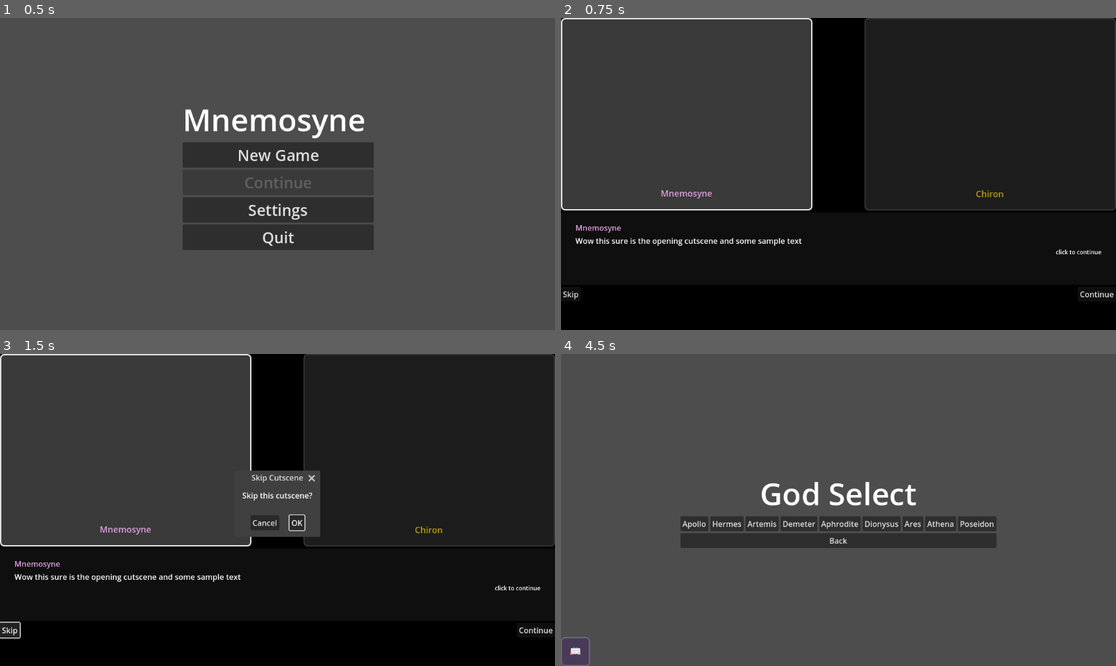
Above: before the commit, frames 1-4 (two rows, left to right).
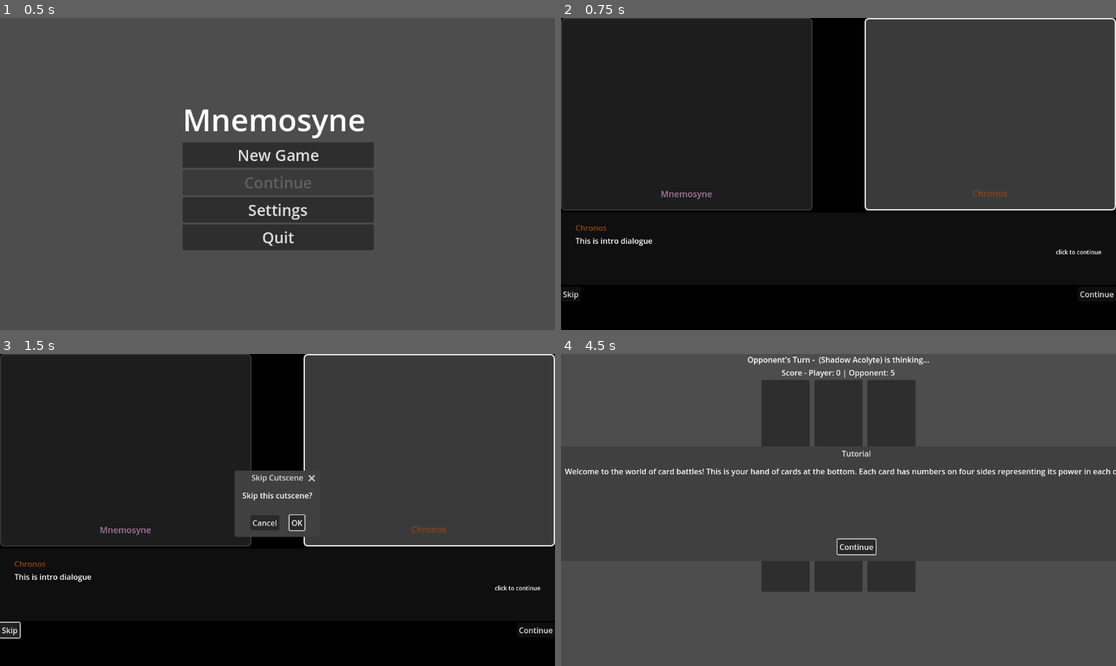
Above: after the commit, the same moments.

Repository: leslieharding/Mnemosyne
Game: Godot game, scene res://Scenes/MainMenu.tscn
The game is run twice, just before and just after one commit, with the same random seed, the same clock (stepped at 60 frames per second) and the same inputs.
Inputs:
- Up to frame 1 (0.5 s): no input
- Up to frame 2 (0.75 s): click "New Game" at 0.5 s
- Up to frame 3 (1.5 s): click "Skip" at 1.25 s
- Up to frame 4 (4.5 s): click "Skip" at 2 s; click "Continue" at 2.75 s; click "Continue" at 3.5 s; click "OK" at 4.25 s

Frame 1 is identical in both runs. In frame 2, 56% of the frame differs, in the area x 0-100%, y 0-74%; in frame 3, 55%; in frame 4, 11%.

Commit message:
tutorial implementation trial

Diff:
--- a/Resources/Collections/Enemies.tres
+++ b/Resources/Collections/Enemies.tres
@@ -565,6 +565,54 @@
 decks = Array[ExtResource("3_601pn")]([SubResource("Resource_8p8y8")])
 metadata/_custom_type_script = "uid://cy5vuexkeqnvg"
 
+[sub_resource type="Resource" id="Resource_wi1xk"]
+script = ExtResource("2_xcqsp")
+card_name = "Rhea"
+values = Array[int]([6, 6, 6, 6])
+description = ""
+abilities = Array[ExtResource("3_lm3ty")]([])
+metadata/_custom_type_script = "uid://lhqcxql28o5c"
+
+[sub_resource type="Resource" id="Resource_fxeb3"]
+script = ExtResource("2_xcqsp")
+card_name = "Hyperion"
+values = Array[int]([7, 7, 6, 6])
+description = ""
+abilities = Array[ExtResource("3_lm3ty")]([])
+metadata/_custom_type_script = "uid://lhqcxql28o5c"
+
+[sub_resource type="Resource" id="Resource_sfnpw"]
+script = ExtResource("2_xcqsp")
+card_name = "Atlas"
+values = Array[int]([8, 7, 8, 7])
+description = ""
+abilities = Array[ExtResource("3_lm3ty")]([])
+metadata/_custom_type_script = "uid://lhqcxql28o5c"
+
+[sub_resource type="Resource" id="Resource_68lbv"]
+script = ExtResource("2_xcqsp")
+card_name = "Oceanus"
+values = Array[int]([7, 6, 6, 7])
+description = ""
+abilities = Array[ExtResource("3_lm3ty")]([])
+metadata/_custom_type_script = "uid://lhqcxql28o5c"
+
+[sub_resource type="Resource" id="Resource_8eb4r"]
+script = ExtResource("2_xcqsp")
+card_name = "Tethys"
+values = Array[int]([5, 6, 5, 6])
+description = ""
+abilities = Array[ExtResource("3_lm3ty")]([])
+metadata/_custom_type_script = "uid://lhqcxql28o5c"
+
+[sub_resource type="Resource" id="Resource_25nh6"]
+script = ExtResource("1_e7ref")
+enemy_name = "Chronos"
+enemy_description = "Have you got the time to hang out?"
+cards = Array[ExtResource("2_xcqsp")]([SubResource("Resource_wi1xk"), SubResource("Resource_fxeb3"), SubResource("Resource_sfnpw"), SubResource("Resource_68lbv"), SubResource("Resource_8eb4r")])
+decks = Array[ExtResource("3_601pn")]([])
+metadata/_custom_type_script = "uid://cy5vuexkeqnvg"
+
 [resource]
 script = ExtResource("4_a5nvj")
-enemies = Array[ExtResource("1_e7ref")]([SubResource("Resource_efy6x"), SubResource("Resource_y0w8m"), SubResource("Resource_bdmj8"), SubResource("Resource_i1x7r")])
+enemies = Array[ExtResource("1_e7ref")]([SubResource("Resource_efy6x"), SubResource("Resource_y0w8m"), SubResource("Resource_bdmj8"), SubResource("Resource_i1x7r"), SubResource("Resource_25nh6")])
--- /dev/null
+++ b/Resources/Collections/Mnemosyne.tres
@@ -0,0 +1,52 @@
+[gd_resource type="Resource" script_class="GodCardCollection" load_steps=10 format=3 uid="uid://ba4obktkm1t7a"]
+
+[ext_resource type="Script" uid="uid://lhqcxql28o5c" path="res://Resources/card_resource.gd" id="1_lnd8j"]
+[ext_resource type="Script" uid="uid://bx8x0dmil6800" path="res://Resources/card_ability.gd" id="2_fw0bv"]
+[ext_resource type="Script" uid="uid://c4u8pww3jsm12" path="res://Resources/deck_definition.gd" id="3_njtec"]
+[ext_resource type="Script" uid="uid://bdwr18g3ouvfo" path="res://Resources/god_card_collection.gd" id="4_04wac"]
+
+[sub_resource type="Resource" id="Resource_0cb82"]
+script = ExtResource("1_lnd8j")
+card_name = "Clio"
+values = Array[int]([1, 1, 1, 1])
+description = "Is there ever anything more ignorable than a lesson from history?"
+abilities = Array[ExtResource("2_fw0bv")]([])
+metadata/_custom_type_script = "uid://lhqcxql28o5c"
+
+[sub_resource type="Resource" id="Resource_qjfog"]
+script = ExtResource("1_lnd8j")
+card_name = "Euterpe"
+values = Array[int]([1, 1, 1, 1])
+description = "Witty music related comment goes here"
+abilities = Array[ExtResource("2_fw0bv")]([])
+metadata/_custom_type_script = "uid://lhqcxql28o5c"
+
+[sub_resource type="Resource" id="Resource_vcysh"]
+script = ExtResource("1_lnd8j")
+card_name = "Terpsichore"
+values = Array[int]([1, 1, 1, 1])
+description = "Witty dance related comment goes here"
+abilities = Array[ExtResource("2_fw0bv")]([])
+metadata/_custom_type_script = "uid://lhqcxql28o5c"
+
+[sub_resource type="Resource" id="Resource_0lbui"]
+script = ExtResource("1_lnd8j")
+card_name = "Thalia"
+values = Array[int]([1, 1, 1, 1])
+description = "witty joke goes here"
+abilities = Array[ExtResource("2_fw0bv")]([])
+metadata/_custom_type_script = "uid://lhqcxql28o5c"
+
+[sub_resource type="Resource" id="Resource_tn1am"]
+script = ExtResource("1_lnd8j")
+card_name = "Melpomene"
+values = Array[int]([1, 1, 1, 1])
+description = "Witty tradgey/drama comment goes here"
+abilities = Array[ExtResource("2_fw0bv")]([])
+metadata/_custom_type_script = "uid://lhqcxql28o5c"
+
+[resource]
+script = ExtResource("4_04wac")
+god_name = "Mnemosyne"
+cards = Array[ExtResource("1_lnd8j")]([SubResource("Resource_0cb82"), SubResource("Resource_qjfog"), SubResource("Resource_vcysh"), SubResource("Resource_0lbui"), SubResource("Resource_tn1am")])
+decks = Array[ExtResource("3_njtec")]([])
--- a/Scripts/apollo_game.gd
+++ b/Scripts/apollo_game.gd
@@ -87,6 +87,16 @@
 const FADE_OUT_DURATION: float = 0.4
 const GRACE_PERIOD_DURATION: float = 0.7
 
+
+# Tutorial mode variables
+var is_tutorial_mode: bool = false
+var tutorial_god: String = ""
+var tutorial_step: int = 0
+var tutorial_overlay: Control
+var tutorial_modal: AcceptDialog
+
+
+
 func _ready():
 	# Initialize game managers
 	setup_managers()
@@ -100,9 +110,6 @@
 	# Create styles for grid selection
 	create_grid_styles()
 
-	# Add journal button
-	setup_journal_button()
-
 	# Set up card info panel for smooth fading
 	setup_card_info_panel()
 
@@ -111,6 +118,18 @@
 
 	# Get the selected deck from Apollo scene
 	var params = get_scene_params()
+
+	# Check for tutorial mode
+	is_tutorial_mode = params.get("is_tutorial", false)
+	tutorial_god = params.get("god", "Apollo") if is_tutorial_mode else "Apollo"
+
+	if is_tutorial_mode:
+		print("Starting tutorial mode with god: ", tutorial_god, " vs opponent: ", params.get("opponent", "Chronos"))
+		setup_tutorial_ui()
+
+	# Add journal button (unless tutorial mode)
+	setup_journal_button()
+
 	if params.has("deck_index"):
 		selected_deck_index = params.deck_index
 		load_player_deck(selected_deck_index)
@@ -122,6 +141,30 @@
 
 	# Start the game
 	start_game()
+
+
+func setup_tutorial_ui():
+	# Create tutorial overlay container
+	var tutorial_canvas = CanvasLayer.new()
+	tutorial_canvas.layer = 200  # Very high layer to be on top of everything
+	tutorial_canvas.name = "TutorialCanvas"
+	add_child(tutorial_canvas)
+
+	tutorial_overlay = Control.new()
+	tutorial_overlay.set_anchors_preset(Control.PRESET_FULL_RECT)
+	tutorial_overlay.name = "TutorialOverlay"
+	tutorial_canvas.add_child(tutorial_overlay)
+
+	# Create modal dialog for tutorial messages
+	tutorial_modal = AcceptDialog.new()
+	tutorial_modal.title = "Tutorial"
+	tutorial_modal.size = Vector2(400, 200)
+	tutorial_modal.position = Vector2(400, 200)
+	tutorial_modal.ok_button_text = "Continue"
+	tutorial_overlay.add_child(tutorial_modal)
+
+	print("Tutorial UI setup complete")
+
 
 func setup_notification_manager():
 	if not notification_manager:
@@ -170,6 +213,12 @@
 		print("Card info panel fade system initialized")
 
 func setup_journal_button():
+
+	if is_tutorial_mode:
+		# Don't show journal button in tutorial
+		print("Tutorial mode: Skipping journal button setup")
+		return
+
 	if not journal_button:
 		# Create a CanvasLayer to ensure it's always on top, especially for Node2D scenes
 		var canvas_layer = CanvasLayer.new()
@@ -218,18 +267,27 @@
 func setup_opponent_from_params():
 	var params = get_scene_params()
 
-	# Check if we have current node data (enemy info)
-	if params.has("current_node"):
-		var current_node = params["current_node"]
-		var enemy_name = current_node.enemy_name if current_node.enemy_name != "" else "Shadow Acolyte"
-		var enemy_difficulty = current_node.enemy_difficulty
-
-		print("Setting up opponent: ", enemy_name, " (difficulty ", enemy_difficulty, ")")
-		opponent_manager.setup_opponent(enemy_name, enemy_difficulty)
+	if is_tutorial_mode:
+		# Tutorial mode - use specified opponent
+		var opponent_name = params.get("opponent", "Chronos")
+		print("Setting up tutorial opponent: ", opponent_name)
+		opponent_manager.setup_opponent(opponent_name, 0)  # Difficulty 0 for tutorial
 	else:
-		# Fallback for testing or if no node data available
-		print("No enemy data found, using default Shadow Acolyte")
-		opponent_manager.setup_opponent("Shadow Acolyte", 0)
+			# Check if we have current node data (enemy info)
+		if params.has("current_node"):
+			var current_node = params["current_node"]
+			var enemy_name = current_node.enemy_name if current_node.enemy_name != "" else "Shadow Acolyte"
+			var enemy_difficulty = current_node.enemy_difficulty
+
+			print("Setting up opponent: ", enemy_name, " (difficulty ", enemy_difficulty, ")")
+			opponent_manager.setup_opponent(enemy_name, enemy_difficulty)
+		else:
+			# Fallback for testing or if no node data available
+			print("No enemy data found, using default Shadow Acolyte")
+			opponent_manager.setup_opponent("Shadow Acolyte", 0)
+
+
+
 
 
 func _on_card_hovered(card_data: CardResource):
@@ -350,11 +408,59 @@
 
 
 
-# Start the game sequence
 func start_game():
-	game_status_label.text = "Flipping coin to determine who goes first..."
-	disable_player_input()
-	turn_manager.start_game()
+	if is_tutorial_mode:
+		game_status_label.text = "Tutorial: Learning the Basics"
+		# Skip coin flip in tutorial - let player go first
+		turn_manager.current_player = TurnManager.Player.HUMAN
+		print("Tutorial started - player goes first")
+		_on_game_started()
+		show_tutorial_step(0)  # Start tutorial
+	else:
+		game_status_label.text = "Flipping coin to determine who goes first..."
+		disable_player_input()
+		turn_manager.start_game()
+
+
+func show_tutorial_step(step: int):
+	tutorial_step = step
+	var message = ""
+
+	match step:
+		0:
+			message = "Welcome to the world of card battles! This is your hand of cards at the bottom. Each card has numbers on four sides representing its power in each direction."
+		1:
+			message = "Click on a card in your hand to select it. Try clicking on any card now."
+		2:
+			message = "Great! Now you'll see a grid in the center. Click on any empty space to place your card there."
+		3:
+			message = "Excellent! When cards are placed next to each other, they battle. The higher number wins and captures the opponent's card. Continue playing cards to learn more."
+		4:
+			message = "Cards battle using the sides that face each other. A card with 3 pointing North will battle a card with 2 pointing South - the 3 wins!"
+		5:
+			message = "Continue placing your remaining cards. Don't worry about losing - this is about learning the rules."
+		_:
+			return  # No more tutorial steps
+
+	tutorial_modal.dialog_text = message
+	tutorial_modal.popup_centered()
+
+	if step <= 1:
+		# Pause input until they acknowledge the tutorial
+		disable_player_input()
+		tutorial_modal.confirmed.connect(_on_tutorial_continue.bind(step), CONNECT_ONE_SHOT)
+
+func _on_tutorial_continue(step: int):
+	match step:
+		0:
+			enable_player_input()
+			show_tutorial_step(1)
+		1:
+			# They need to select a card before we continue
+			pass
+		_:
+			pass
+
 
 # Handle coin flip result
 func _on_coin_flip_result(player_goes_first: bool):
@@ -1175,31 +1281,45 @@
 		# Apply default style
 		slot.add_theme_stylebox_override("panel", default_grid_style)
 
-# Load player's selected deck
-# Load player's selected deck
 func load_player_deck(deck_index: int):
-	# Load Apollo collection
-	var apollo_collection: GodCardCollection = load("res://Resources/Collections/Apollo.tres")
-	if apollo_collection:
+	var collection_path: String
+	var collection: GodCardCollection
+
+	if is_tutorial_mode:
+		# Load tutorial collections
+		if tutorial_god == "Mnemosyne":
+			collection_path = "res://Resources/Collections/Mnemosyne.tres"
+		else:
+			collection_path = "res://Resources/Collections/Apollo.tres"  # Fallback
+	else:
+		# Normal mode - load Apollo collection
+		collection_path = "res://Resources/Collections/Apollo.tres"
+
+	collection = load(collection_path)
+	if collection:
 		# Get the deck definition
-		var deck_def = apollo_collection.decks[deck_index]
+		var deck_def = collection.decks[deck_index]
 
 		# Store the original indices
 		deck_card_indices = deck_def.card_indices.duplicate()
 
 		# Get the deck based on index
-		player_deck = apollo_collection.get_deck(deck_index)
-
-		# The experience tracker should already be initialized from the god selection screen
-		print("Loading deck for battle - experience tracker should already be initialized")
-
-		# Set up experience panel
-		setup_experience_panel()
+		player_deck = collection.get_deck(deck_index)
+
+		if is_tutorial_mode:
+			print("Loaded tutorial deck for ", tutorial_god, " with ", player_deck.size(), " cards")
+			# Don't set up experience panel in tutorial mode
+		else:
+			# The experience tracker should already be initialized from the god selection screen
+			print("Loading deck for battle - experience tracker should already be initialized")
+
+			# Set up experience panel
+			setup_experience_panel()
 
 		# Display cards in hand
 		display_player_hand()
 	else:
-		push_error("Failed to load Apollo collection!")
+		push_error("Failed to load collection: " + collection_path)
 
 # Add new function to set up experience panel
 func setup_experience_panel():
--- a/Scripts/cutscene_manager.gd
+++ b/Scripts/cutscene_manager.gd
@@ -25,11 +25,28 @@
 	# Create Mnemosyne character
 	var mnemosyne = Character.new("Mnemosyne", Color("#DDA0DD"), null, "left")
 
-	# Create Apollo character
+	# Create Chrion character
 	var chiron = Character.new("Chiron", Color("#FFD700"), null, "right")
 
 	# Create Apollo character
 	var apollo = Character.new("Apollo", Color("#FFD700"), null, "right")
+
+	# Create Chronos character
+	var chronos = Character.new("Chronos", Color("#8B4513"), null, "right")
+
+
+	# Tutorial introduction cutscene
+	var tutorial_lines: Array[DialogueLine] = []
+	tutorial_lines.append(DialogueLine.new("Chronos", "This is intro dialogue"))
+	tutorial_lines.append(DialogueLine.new("Mnemosyne", "It sure is"))
+	tutorial_lines.append(DialogueLine.new("Chronos", "well shall we have the tutorial fight or what?"))
+	tutorial_lines.append(DialogueLine.new("Mnemosyne", "Yeah I guess so"))
+	tutorial_lines.append(DialogueLine.new("Chronos", "Alright have at you!"))
+
+
+	var tutorial_cutscene = CutsceneData.new("tutorial_intro", [mnemosyne, chronos], tutorial_lines)
+	cutscenes["tutorial_intro"] = tutorial_cutscene
+
 
 	# NEW: Opening awakening cutscene
 	var opening_lines: Array[DialogueLine] = []
@@ -94,10 +111,21 @@
 	get_tree().change_scene_to_file("res://Scenes/Cutscene.tscn")
 
 func return_to_previous_scene():
-	# Special handling for opening cutscene - always go to god select
+	# Special handling for tutorial flow
 	var last_played = viewed_cutscenes[-1] if viewed_cutscenes.size() > 0 else ""
-	if last_played == "opening_awakening":
-		print("Completed opening cutscene, going to god select")
+
+	if last_played == "tutorial_intro":
+		print("Completed tutorial intro cutscene, starting tutorial battle")
+		# Set up tutorial battle parameters
+		get_tree().set_meta("scene_params", {
+			"is_tutorial": true,
+			"god": "Mnemosyne",
+			"opponent": "Chronos"
+		})
+		get_tree().change_scene_to_file("res://Scenes/ApolloGame.tscn")
+		return
+	elif last_played == "opening_awakening":
+		print("Completed post-tutorial cutscene, going to god select")
 		get_tree().change_scene_to_file("res://Scenes/GameModeSelect.tscn")
 		return
 
--- a/Scripts/main_menu.gd
+++ b/Scripts/main_menu.gd
@@ -84,9 +84,9 @@
 
 # Direct new game for first-time players
 func _on_new_game_button_pressed_direct():
-	# Trigger the opening cutscene for first-time players too
+	# Trigger the tutorial sequence for first-time players
 	if has_node("/root/CutsceneManagerAutoload"):
-		get_node("/root/CutsceneManagerAutoload").play_cutscene("opening_awakening")
+		get_node("/root/CutsceneManagerAutoload").play_cutscene("tutorial_intro")
 	else:
 		# Fallback if cutscene manager isn't available
 		TransitionManagerAutoload.change_scene_to("res://Scenes/GameModeSelect.tscn")
Not shown: 1 places in Resources/Collections/Enemies.tres that only renumber resources
